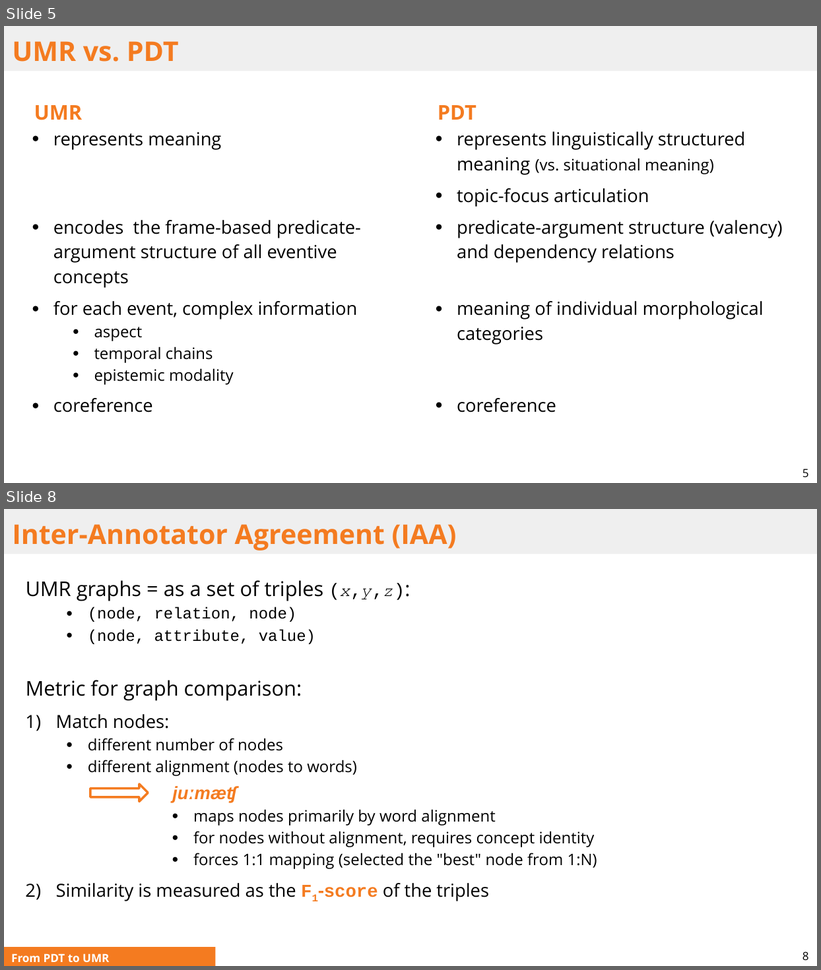
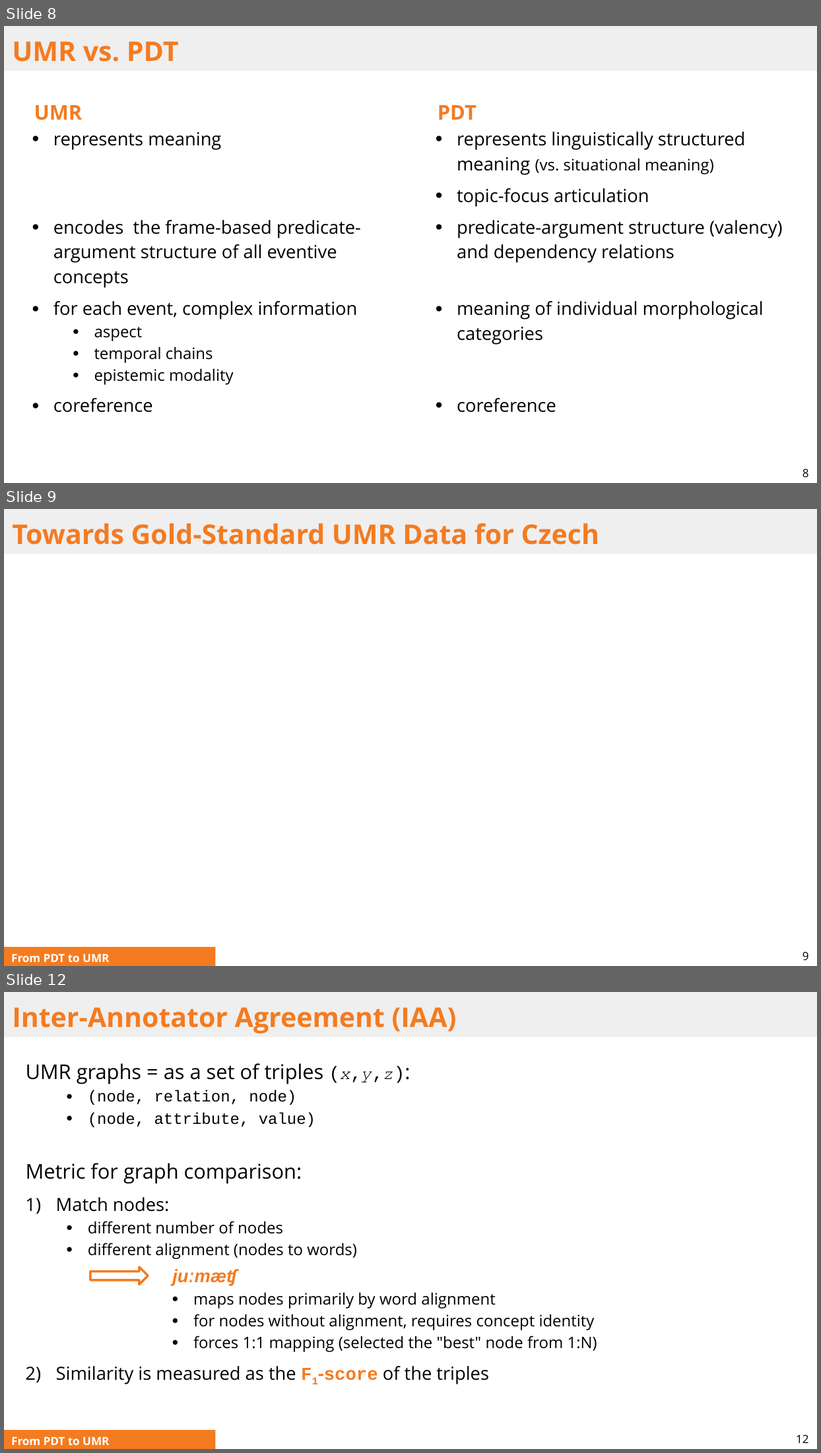
Before and after one commit to ufal/UMR, a slide deck: papers/2025-ITAT-slides.pptx. Shown one above the other, each under a label of ours: slides 5 and 8 before the commit, slides 8, 9 and 12 after it; the slides between them are not shown. The pictures are 821x970 and 821x1453 pixels, drawn with LibreOffice and Linux fonts; fonts in the diff are those of the drawing. Boxes give left, top, right and bottom in pixels: in the first picture for what was removed or moved away, otherwise in the second. Text is boxed around its words. In the diff, an @@ line names an element or a change of style, - is before the commit and + after.

```diff
--- a/papers/2025-ITAT-slides.pptx
+++ b/papers/2025-ITAT-slides.pptx
@@ slide 9 added at [4,509,817,966], background #FFFFFF @@
@@ title added at [4,509,817,554], fill #EFEFEF, 24 pt, text #F47B20, bold @@
+Towards Gold-Standard UMR Data for Czech
@@ rectangle added at [4,737,817,929], fill #FFFFFF @@
@@ subtitle added at [4,947,215,966], fill #F47B20, 10 pt, text #FFFFFF, bold @@
+From PDT to UMR
@@ page number added at [803,952,809,960], 10 pt, text #000000 @@
+9
@@ what was slide 5 is now slide 8 @@
@@ page number at [803,469,809,477]: text changed @@
-5
+8
@@ what was slide 8 is now slide 12 @@
@@ page number at [796,1435,809,1443]: text changed @@
-8
+12
```
Also in this commit, not shown: 4 slides changed, 6 other slides added, 2 other files.
